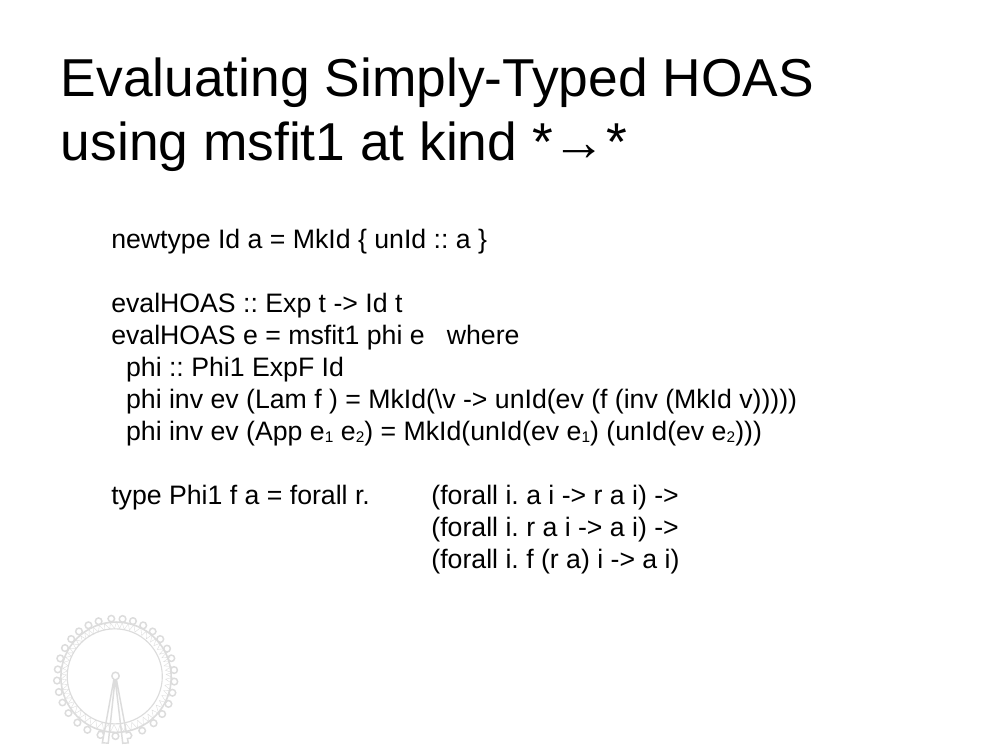
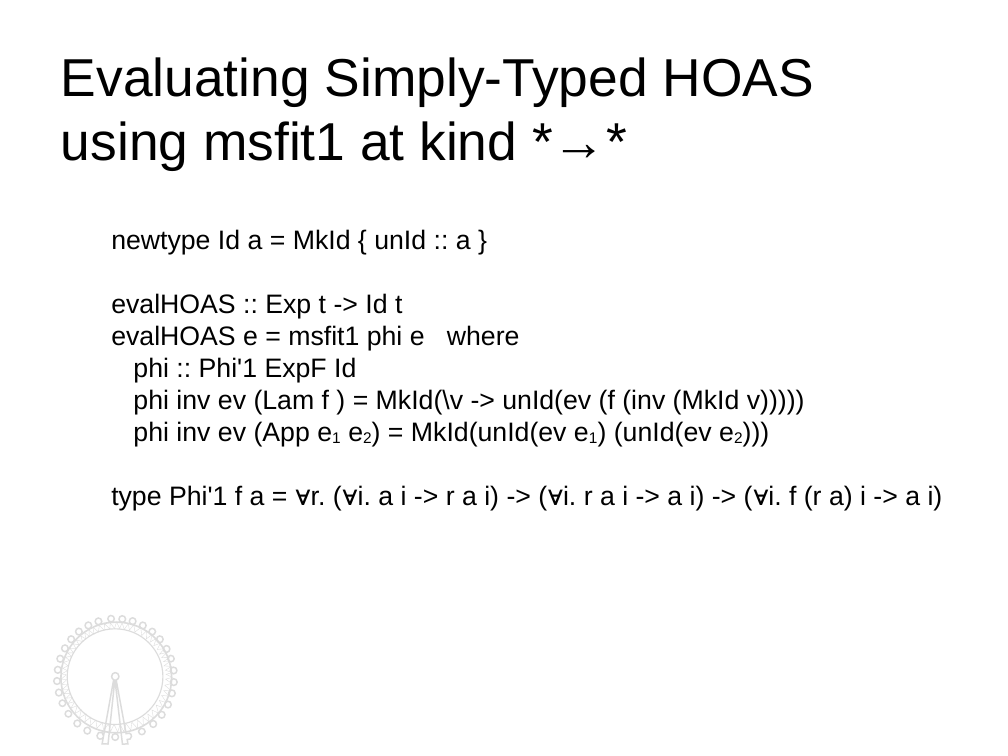
Before and after one commit to kyagrd/naxPapers, a slide deck: slide 12 of draft/TYPES13/ppt/myslide.odp. Drawn at 1008x756 pixels with LibreOffice and Linux fonts; fonts in the diff are those of the drawing. Boxes give left, top, right and bottom in pixels: in the first picture for what was removed or moved away, otherwise in the second. Text is boxed around its words. In the diff, an @@ line names an element or a change of style, - is before the commit and + after.

```diff
--- a/draft/TYPES13/ppt/myslide.odp
+++ b/draft/TYPES13/ppt/myslide.odp
@@ text at <box>133,357,356,382</box>: text changed @@
-phi :: Phi1 ExpF Id
+phi :: Phi'1 ExpF Id
@@ text at <box>111,485,943,510</box>: text changed @@
-type Phi1 f a = forall r. (forall i. a i -> r a i) ->
-(forall i. r a i -> a i) ->
-(forall i. f (r a) i -> a i)
+type Phi'1 f a = ∀r. (∀i. a i -> r a i) -> (∀i. r a i -> a i) -> (∀i. f (r a) i -> a i)
```
Also in this commit, not shown: 10 other slides changed, 4 slides added, 3 slides removed.
